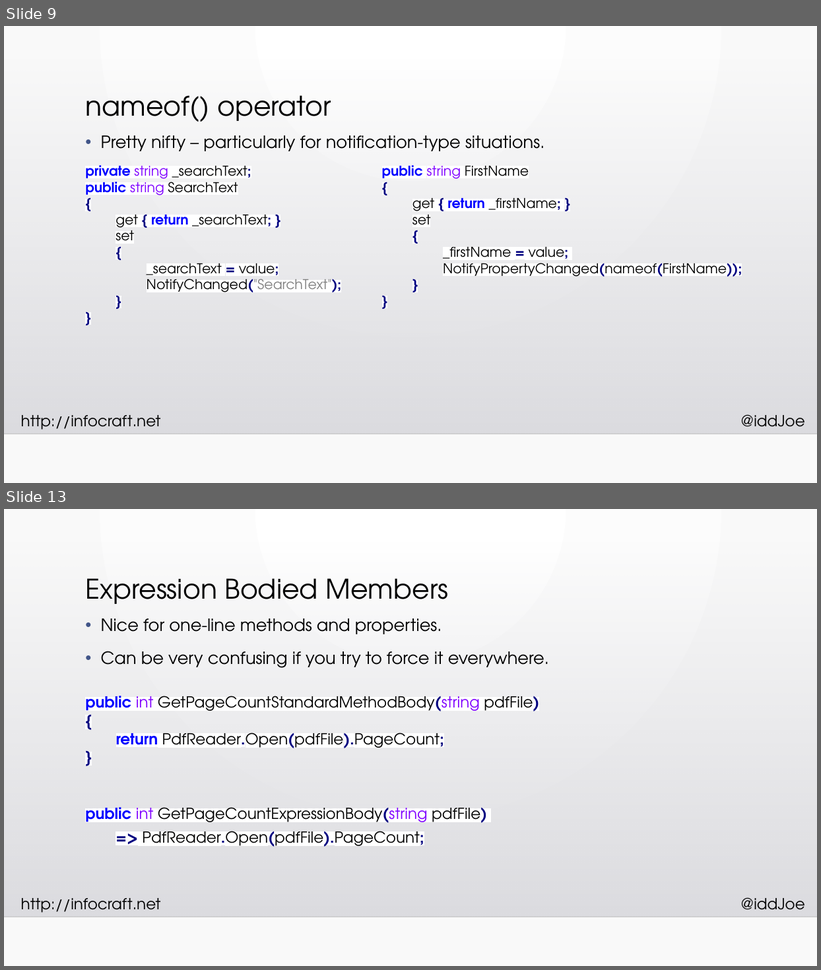
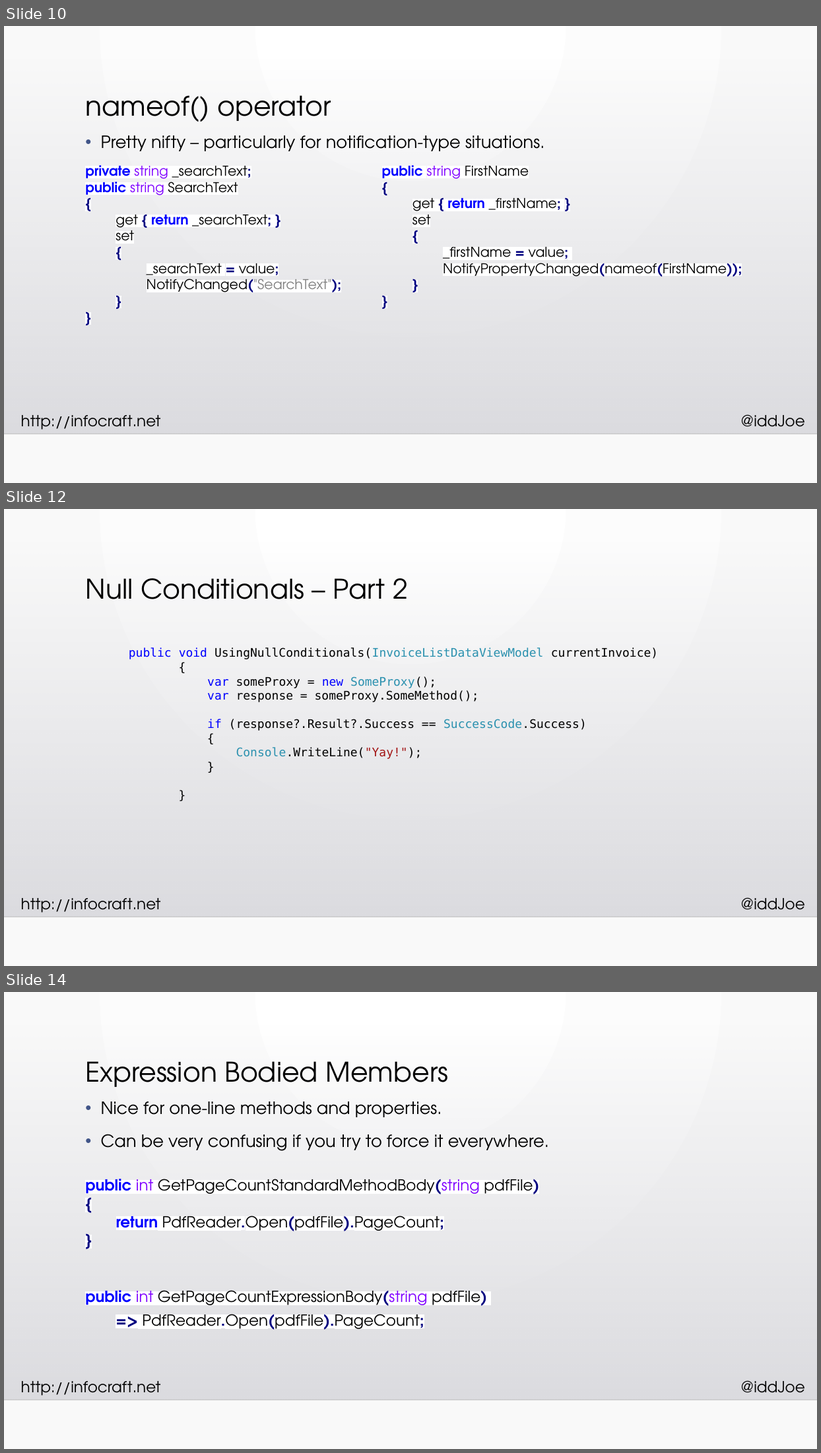
Before and after one commit to InfoCraftDotNet/CSharp-6-New-Language-Features, a slide deck: Slides/CSharp-6-New-Language-Features.pptx. Shown one above the other, each under a label of ours: slides 9 and 13 before the commit, slides 10, 12 and 14 after it; the slides between them are not shown. The pictures are 821x970 and 821x1453 pixels, drawn with LibreOffice and Linux fonts; fonts in the diff are those of the drawing; background and template pictures are left out. Boxes give left, top, right and bottom in pixels: in the first picture for what was removed or moved away, otherwise in the second. Text is boxed around its words. In the diff, an @@ line names an element or a change of style, - is before the commit and + after.

```diff
--- a/Slides/CSharp-6-New-Language-Features.pptx
+++ b/Slides/CSharp-6-New-Language-Features.pptx
@@ slide 12 added at box(4, 509, 817, 966), background gradient #FFFFFF to #FAFAFA; not listed: 4 template elements that a slide beside it also shows @@
@@ title added at box(85, 578, 408, 599), 32 pt, text #000000 @@
+Null Conditionals – Part 2
@@ text added at box(129, 648, 658, 759), 14 pt, text #000000 @@
+public void UsingNullConditionals(InvoiceListDataViewModel currentInvoice)
+{
+var someProxy = new SomeProxy();
+var response = someProxy.SomeMethod();
+if (response?.Result?.Success == SuccessCode.Success)
+{
+Console.WriteLine("Yay!");
+}
+}
@@ what was slide 9 is now slide 10 @@
@@ what was slide 13 is now slide 14 @@
```
Also in this commit, not shown: 5 slides changed, 2 other slides added, 2 slides removed, 5 other files.
